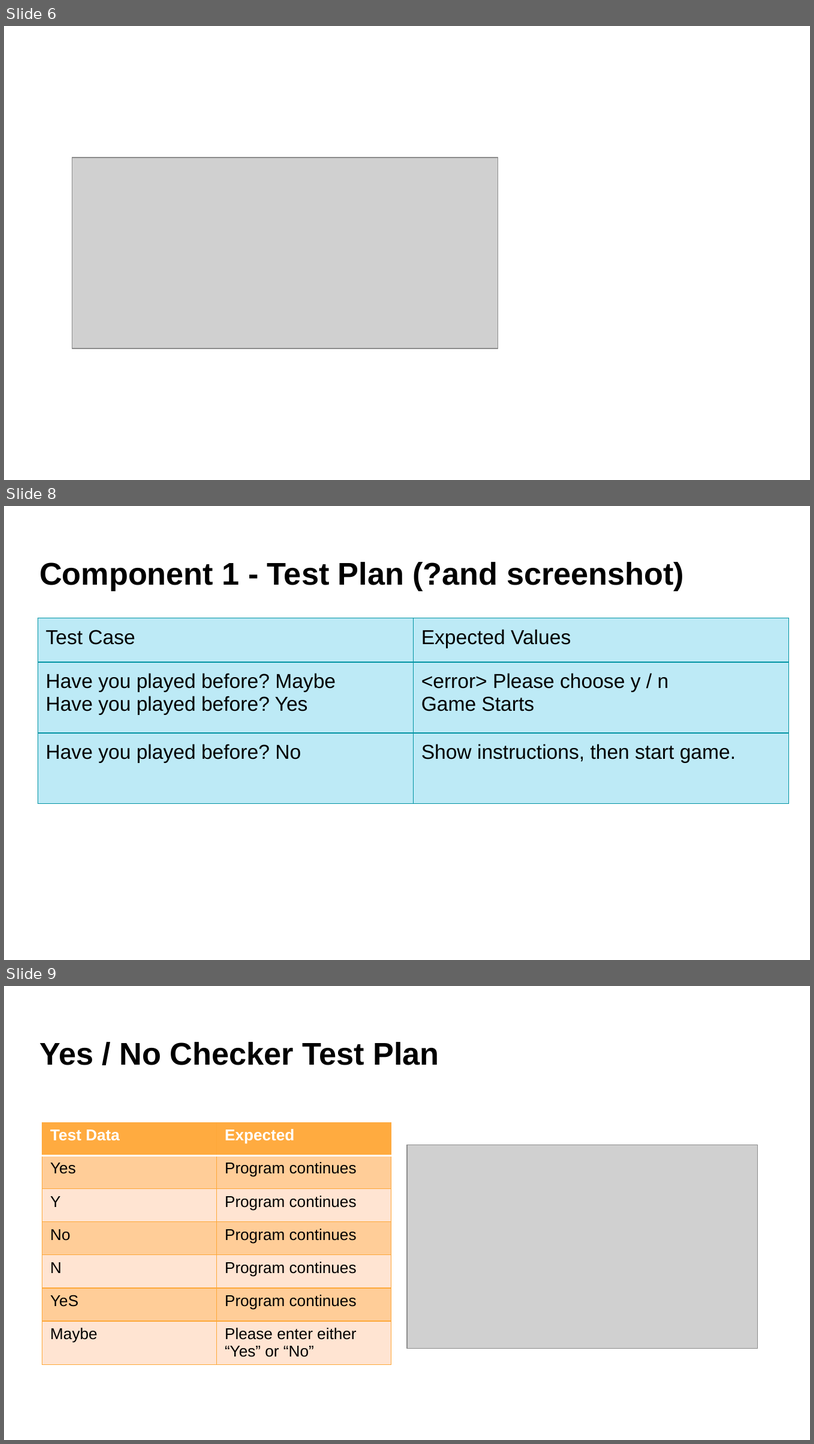
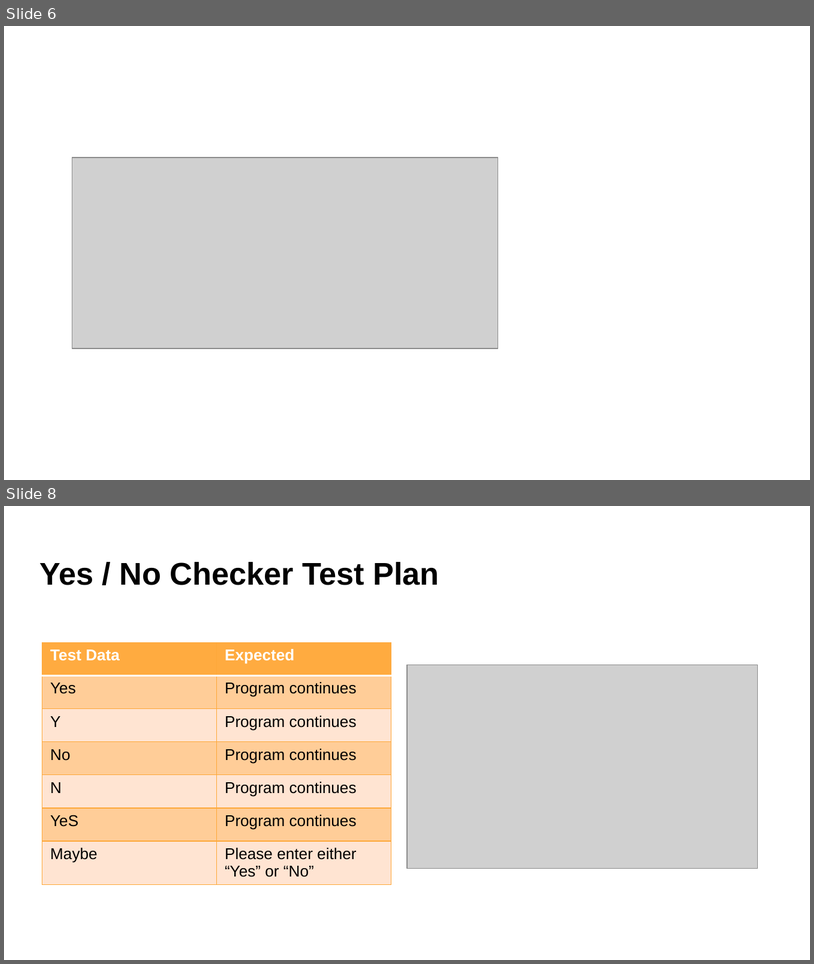
Before and after one commit to aspectnz/PEX, a slide deck: main/games/rock_paper_scissors/Rock Paper Scissors Documentation.pptx. Shown one above the other, each under a label of ours: slides 6, 8 and 9 before the commit, slides 6 and 8 after it; the slides between them are not shown. The pictures are 814x1444 and 814x964 pixels, drawn with LibreOffice and Linux fonts; fonts in the diff are those of the drawing; grey boxes stand for pictures. Boxes give left, top, right and bottom in pixels: in the first picture for what was removed or moved away, otherwise in the second. Text is boxed around its words. In the diff, an @@ line names an element or a change of style, - is before the commit and + after.

```diff
--- a/main/games/rock_paper_scissors/Rock Paper Scissors Documentation.pptx
+++ b/main/games/rock_paper_scissors/Rock Paper Scissors Documentation.pptx
@@ slide 8 removed at [4, 506, 810, 960], background #FFFFFF @@
@@ title removed at [39, 562, 684, 591] @@
-Component 1 - Test Plan (?and screenshot)
@@ table removed at [38, 618, 789, 804], 3 rows, 2 columns @@
-Test Case | Expected Values
-Have you played before? Maybe / Have you played before? Yes | <error> Please choose y / n / Game Starts
-Have you played before? No | Show instructions, then start game.
@@ what was slide 9 is now slide 8 @@
```
Also in this commit, not shown: 1 slide changed, 1 slide added, 2 other slides removed, 4 other files.
